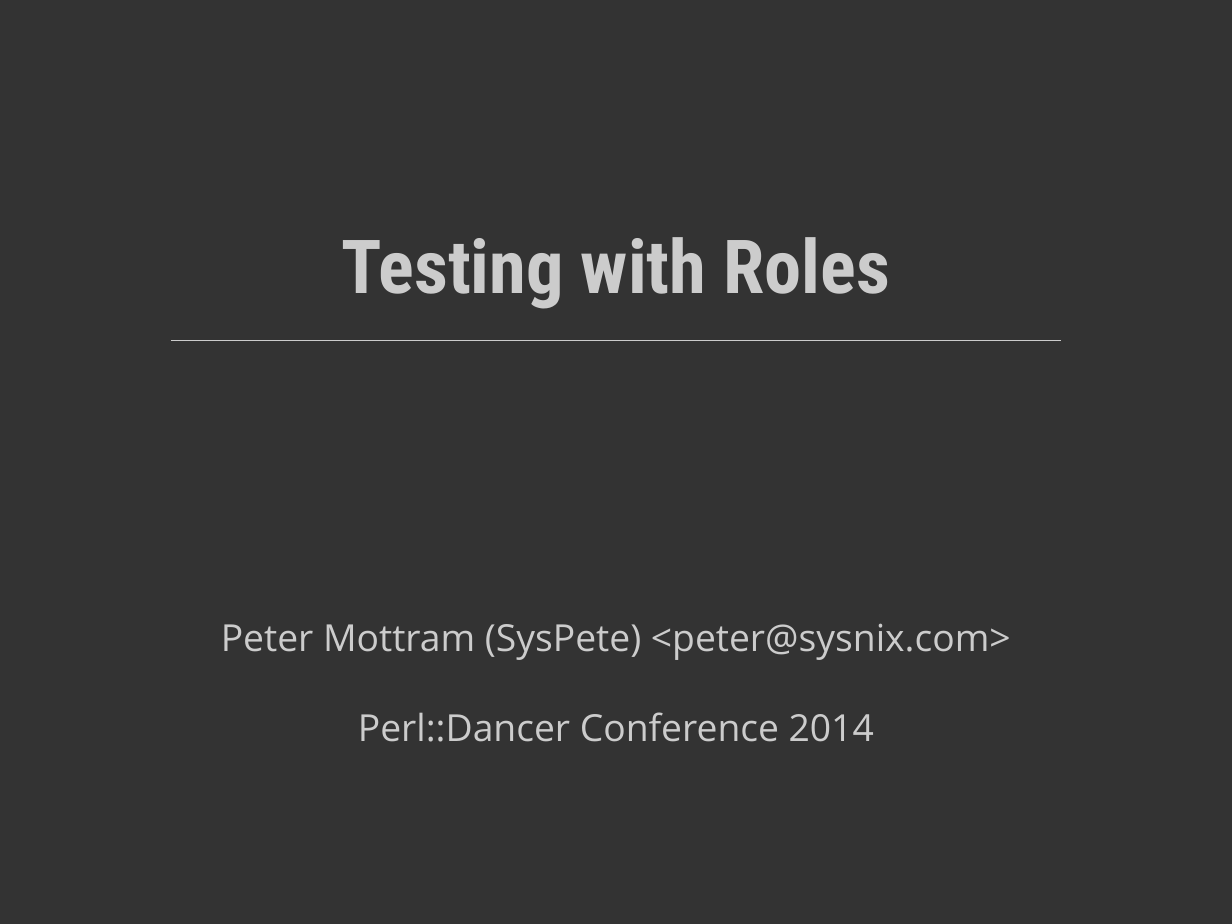
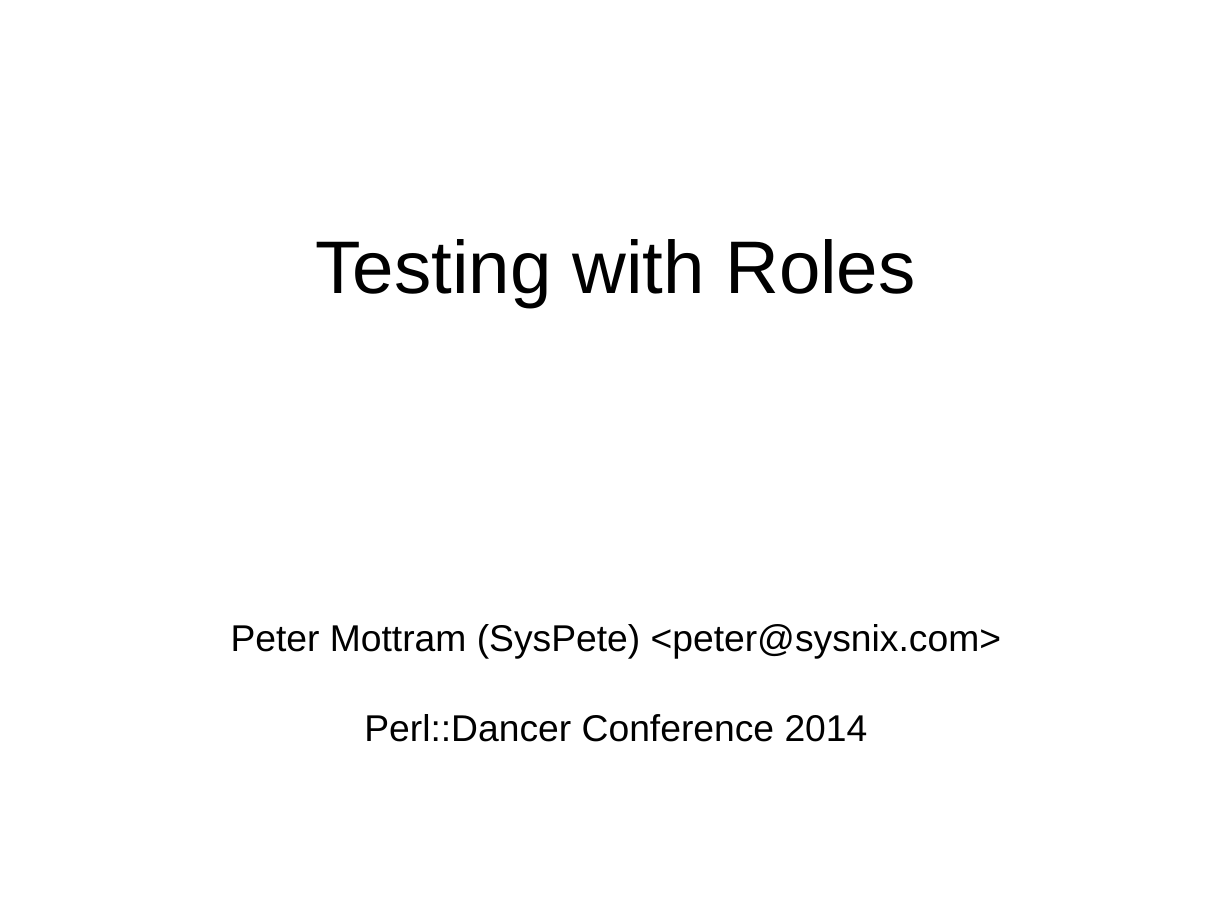
Before and after one commit to SysPete/perl-dancer-conference-2014, a slide deck: slide 1 of test_roo.odp. Drawn at 1232x924 pixels with LibreOffice and Linux fonts; fonts in the diff are those of the drawing. Boxes give left, top, right and bottom in pixels: in the first picture for what was removed or moved away, otherwise in the second. Text is boxed around its words. In the diff, an @@ line names an element or a change of style, - is before the commit and + after.

```diff
--- a/test_roo.odp
+++ b/test_roo.odp
@@ background #333333 to #FFFFFF @@
@@ title "Testing with Roles" at [316,239,915,307]: font Roboto Condensed to Arial, text colour #CCCCCC to #000000, bold off @@
@@ line removed from (172, 341) to (1061, 341) @@
@@ subtitle "Peter Mottram (SysPete) <peter@sysnix.com>" at [231,624,1001,742]: font Open Sans to Arial, text colour #CCCCCC to #000000 @@
```
Also in this commit, not shown: 12 other slides changed, 54 other files.
